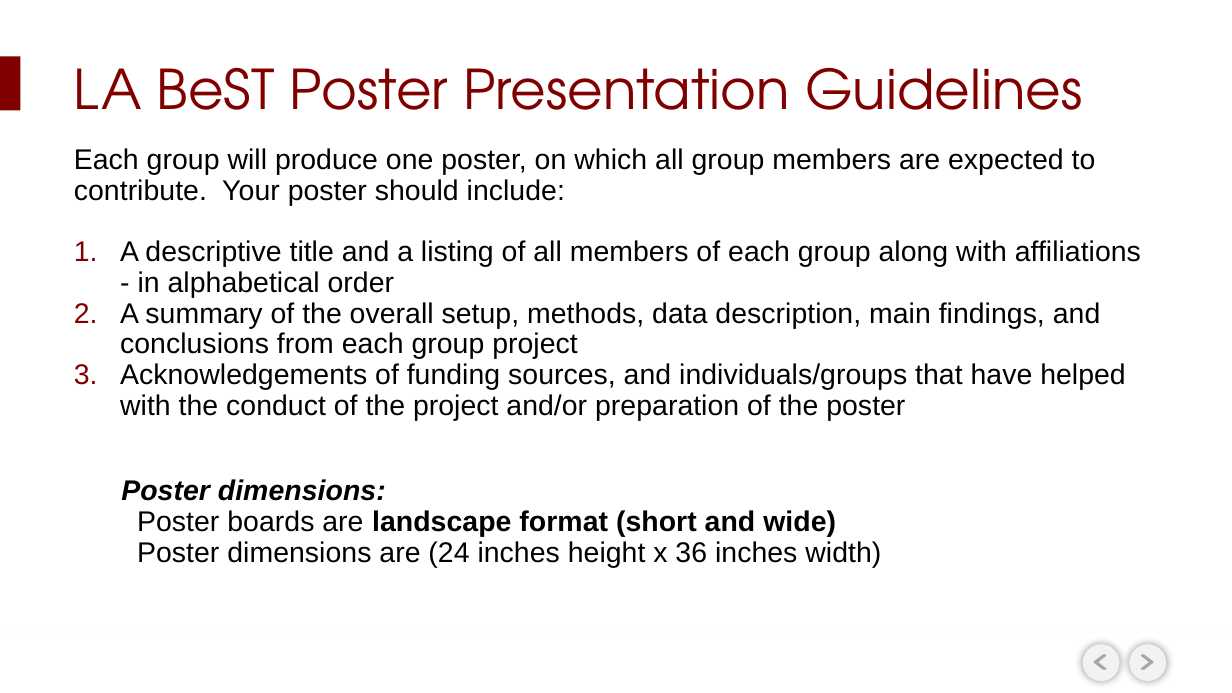
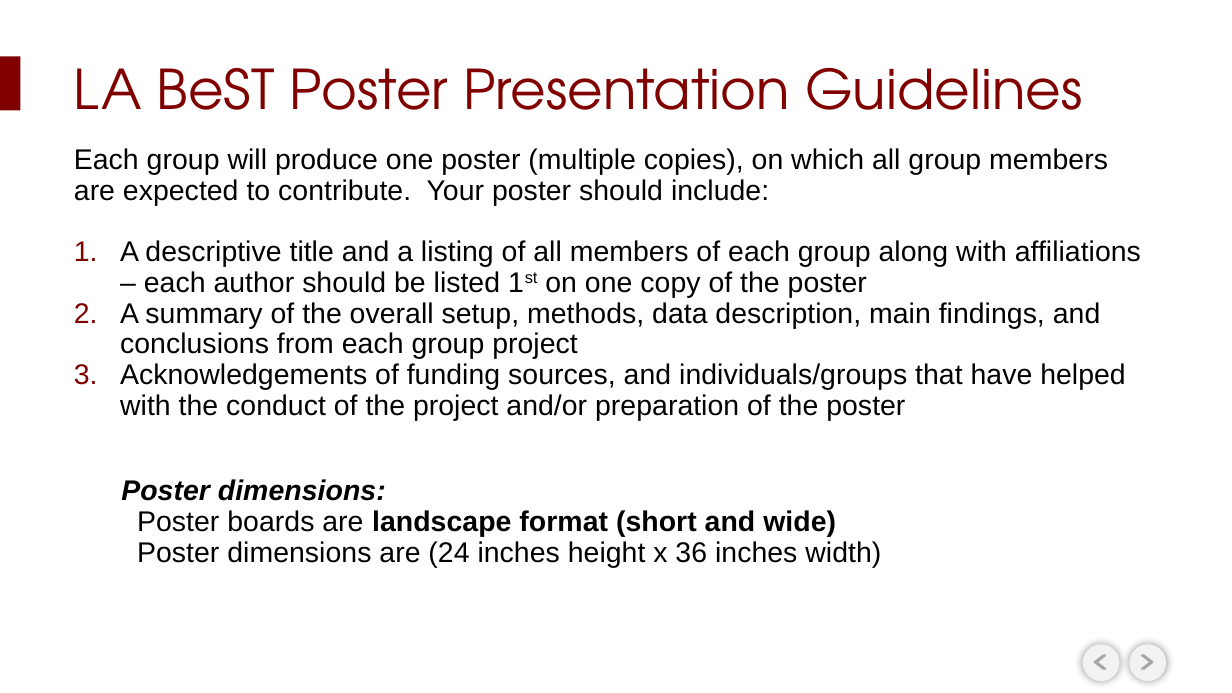
Before and after one commit to USCbiostats/LAsBEST, a slide deck: slide 23 of google-drive/week04/1Mon/1_Writing a Research Abstract and Poster Presentation.pptx. Drawn at 1232x693 pixels with LibreOffice and Linux fonts; fonts in the diff are those of the drawing; background and template pictures are left out. Boxes give left, top, right and bottom in pixels: in the first picture for what was removed or moved away, otherwise in the second. Text is boxed around its words. In the diff, an @@ line names an element or a change of style, - is before the commit and + after.

```diff
--- a/google-drive/week04/1Mon/1_Writing a Research Abstract and Poster Presentation.pptx
+++ b/google-drive/week04/1Mon/1_Writing a Research Abstract and Poster Presentation.pptx
@@ text at <box>74,148,1141,298</box>: text changed @@
-Each group will produce one poster, on which all group members are expected to contribute. Your poster should include:
-1. A descriptive title and a listing of all members of each group along with affiliations - in alphabetical order
+Each group will produce one poster (multiple copies), on which all group members are expected to contribute. Your poster should include:
+1. A descriptive title and a listing of all members of each group along with affiliations – each author should be listed 1st on one copy of the poster
```
Also in this commit, not shown: 1 other slide changed, 1 slide added, 3 other files.
